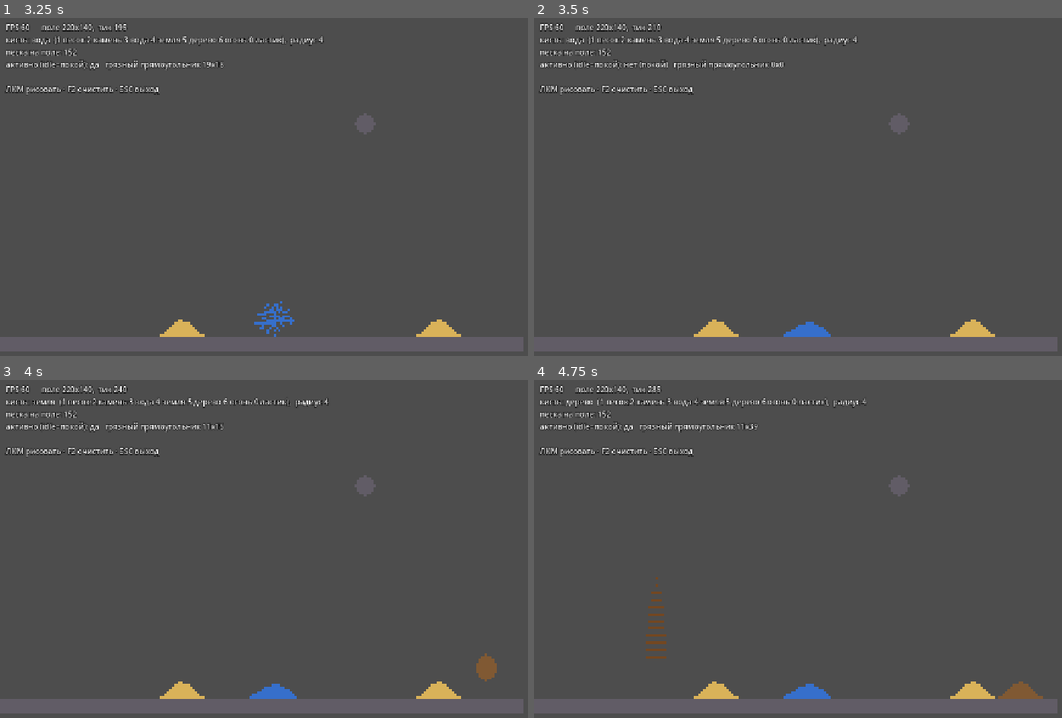
Above: before the commit, frames 1-4 (two rows, left to right).
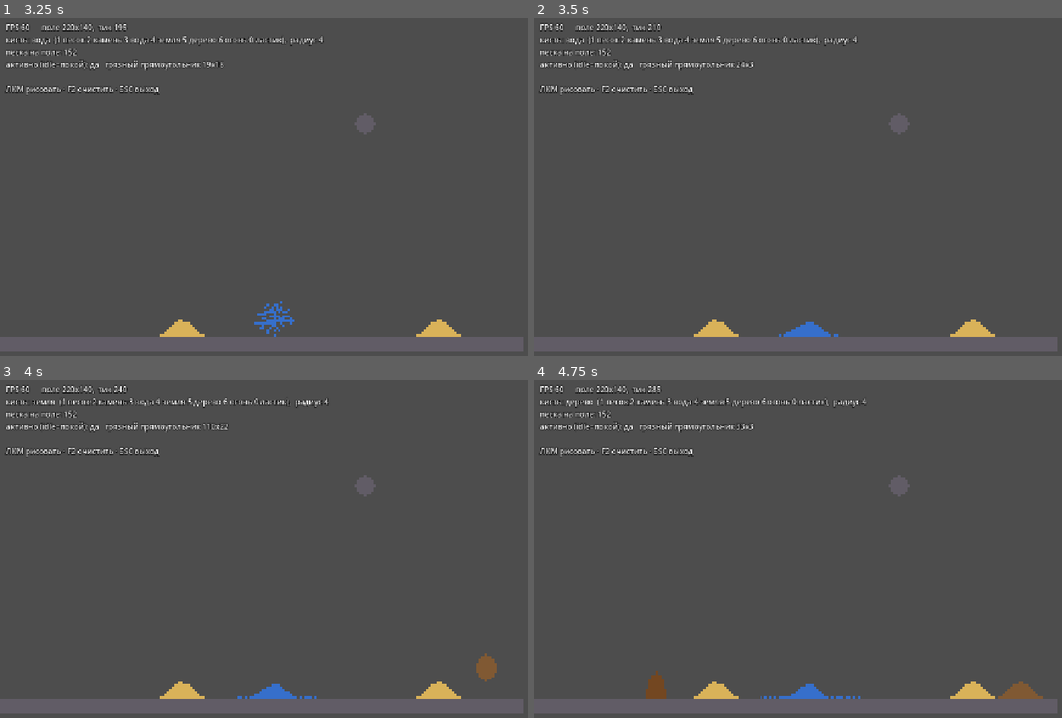
Above: after the commit, the same moments.

Repository: apbrandom/Scoria
Game: Godot game, scene res://tools/sand_playground.tscn
The game is run twice, just before and just after one commit, with the same random seed, the same clock (stepped at 60 frames per second) and the same inputs. This scene is started directly instead of the project's main scene.
Inputs (mouse positions are in pixels of both pictures, inside the frame that each line leads up to):
- Up to frame 1 (3.25 s): tap Enter at 0.5 s; move the mouse to (438, 190) at 0.52 s; tap R at 0.6 s; click (438, 190) at 0.67 s; move the mouse to (184, 227) at 1.27 s; tap 1 at 1.35 s; click (184, 227) at 1.42 s; move the mouse to (364, 126) at 2.02 s; tap 2 at 2.1 s; click (364, 126) at 2.17 s; move the mouse to (274, 285) at 2.77 s; tap 3 at 2.85 s; click (274, 285) at 2.92 s
- Up to frame 2 (3.5 s): no input
- Up to frame 3 (4 s): move the mouse to (485, 626) at 3.52 s; tap 4 at 3.6 s; click (485, 626) at 3.67 s
- Up to frame 4 (4.75 s): move the mouse to (655, 511) at 4.27 s; tap 5 at 4.35 s; click (655, 511) at 4.42 s

Frame 1 is identical in both runs. In frame 2, 0.4% of the frame differs, in the area x 16-58%, y 12-95%; in frame 3, less than 0.1%; in frame 4, 0.6%, in the area x 21-62%, y 13-95%.

Commit message:
Falling-sand: настоящий фикс "вода не растекается" — заморозка края, не холм
Живой тест заказчика (скриншот: куча песка + вода на склоне слились в одну
фигуру, вода не дошла до открытого пола) показал баг серьёзнее, чем "холм
вместо озера" из прошлой сессии (devlog §36). Диагностика подтвердила:
is_active()==false, но вода не вышла за пределы исходного пятна вообще —
порог "разница колонок >=2" (против дребезга одиночной капли) намертво
блокирует последний шаг края в девственную колонку, когда разница = 1.

Фикс — SandMaterial.edge_creep_chance: последний шаг в девственную колонку
разрешён вероятностно, с проверкой "подпёрто ли тело" (иначе одинокая капля
дрожала бы вечно — тоже найдено и исправлено по ходу). Две тупиковые идеи
("вернуть порог 1" и "резерв>=2", математически тождественный старому
порогу) проверены и честно отброшены, задокументированы в devlog §37.

50/50 headless (tools/test_sand.tscn), 53/53 (tools/test_ship.tscn) —
два новых постоянных regression-теста на оба найденных бага.

Diff:
--- a/Wings-clone/data/sand/water.tres
+++ b/Wings-clone/data/sand/water.tres
@@ -10,3 +10,4 @@
 color = Color(0.2, 0.45, 0.85, 0.9)
 viscosity = 0.15
 inertia = 0.5
+edge_creep_chance = 0.5
--- a/Wings-clone/resources/sand_material.gd
+++ b/Wings-clone/resources/sand_material.gd
@@ -77,6 +77,19 @@
 ## клетка от клетки в разные стороны на ровном месте.
 @export_range(0.0, 1.0) var inertia: float = 0.0
 
+## Только для LIQUID. Детерминированный шанс за тик, что край растекания
+## сделает ПОСЛЕДНИЙ шаг в девственную (совсем сухую) соседнюю колонку, когда
+## разница всего в 1 клетку — обычно такой шаг запрещён (порог >=2, иначе
+## одиночная капля дребезжит вечно между двумя пустыми соседями, см. большой
+## комментарий над _step_liquid в sand_sim.gd). Без этого шанса край лужи
+## застревает НАВСЕГДА ровно на границе, куда её в своё время налили — так и
+## было найдено вживую (скриншот "три холма не сливаются", devlog). Малое
+## значение — фронт всё же расползается за разумное число тиков, а одиночная
+## капля почти всегда стоит неподвижно (просто редко подрагивает) — честный
+## компромисс: край никогда не станет ИДЕАЛЬНО неподвижным навсегда, но это
+## дешевле и правильнее, чем позволять воде не растекаться вообще.
+@export_range(0.0, 1.0) var edge_creep_chance: float = 0.0
+
 ## Действует ли гравитация на ЦЕЛЬНЫЙ СВЯЗНЫЙ КУСОК этого материала (SOLID),
 ## если он потерял опору снизу — падает как единое целое на 1 клетку за тик,
 ## пока не обопрётся. НЕ путать с POWDER (тот сыпется зерном, рассыпаясь).
--- a/Wings-clone/scripts/sand/sand_sim.gd
+++ b/Wings-clone/scripts/sand/sand_sim.gd
@@ -82,6 +82,7 @@
 var _inertia_of: PackedFloat32Array
 var _falls_of: PackedByteArray
 var _ignite_chance_of: PackedFloat32Array
+var _edge_creep_of: PackedFloat32Array
 var _color_of: Array = []
 ## id материала с kind==FIRE (во что превращается горючее и что ставит кисть
 ## огня). -1, если в наборе огня нет — тогда логика огня не работает.
@@ -124,6 +125,7 @@
 	_inertia_of = PackedFloat32Array();   _inertia_of.resize(max_id + 1)
 	_falls_of = PackedByteArray();        _falls_of.resize(max_id + 1)
 	_ignite_chance_of = PackedFloat32Array(); _ignite_chance_of.resize(max_id + 1)
+	_edge_creep_of = PackedFloat32Array(); _edge_creep_of.resize(max_id + 1)
 	_color_of = []; _color_of.resize(max_id + 1)
 	for i in _color_of.size():
 		_color_of[i] = Color(0, 0, 0, 0)
@@ -138,6 +140,7 @@
 		_inertia_of[m.id] = m.inertia
 		_falls_of[m.id] = 1 if m.falls else 0
 		_ignite_chance_of[m.id] = m.ignite_chance
+		_edge_creep_of[m.id] = m.edge_creep_chance
 		_color_of[m.id] = m.color
 		if m.kind == KIND_FIRE:
 			_fire_id = m.id
@@ -318,6 +321,40 @@
 ## выровнено, дальше не долбим" — соседние колонки могут отличаться на 1
 ## (неизбежно при нечётной массе), это разрешённый финальный покой, не баг.
 ##
+## НАЙДЕНО ПОЗЖЕ (живой тест заказчика, скриншот "три холма не сливаются"):
+## порог 2 сам создаёт ДРУГУЮ проблему — край растекающейся лужи истончается
+## до 1 клетки, а с ДЕВСТВЕННОЙ (совсем сухой) соседней колонкой разница ровно
+## 1 — навсегда ниже порога. Край физически не может сделать последний шаг в
+## новую территорию, при том что is_active() честно считает себя осевшим (не
+## дребезг, а неправильный, преждевременный покой). Проверено диагностикой
+## (100x50, куча песка + вода на склон, 8000 тиков, is_active()==false, воды
+## за пределами исходного пятна = 0).
+##
+## Пробовал вернуть порог 1 целиком — тут же вернулся старый баг ШИРЕ, чем
+## ожидалось: не только одиночная капля, а ЛЮБОЕ тело на много колонок с
+## нечётным распределением (тест "большой объём... не дребезжит вечно" тоже
+## упал). Инерция (добавлена позже раунда 1) сама по себе НЕ спасает — она
+## лишь чуть чаще продолжает то же направление, не устраняет двухтактный цикл.
+##
+## Пробовал ЖЁСТКОЕ правило "разрешить шаг в девственную колонку без вязкости,
+## если в источнике остаётся резерв (count>=2 ДО хода)" — математически это
+## оказалось ТОЖДЕСТВЕННО обычному порогу >=2 (count[to]==0 и count[from]>=2
+## само по себе уже означает diff=count[from]>=2), проверил перебором и
+## прогоном — ни на одном тесте ни на диагностике поведение не поменялось ни
+## на бит. Пустая ветка, убрал.
+##
+## Рабочее решение — SandMaterial.edge_creep_chance: разница ровно в 1 клетку
+## с ДЕВСТВЕННОЙ (count==0) соседней колонкой разрешена ВЕРОЯТНОСТНО (тот же
+## `_chance()`, что и у вязкости/инертности/огня), а не безусловно. Одиночная
+## капля (total mass=1, оба соседа пустые) при малом шансе почти всегда стоит
+## смирно — просто изредка подрагивает, а не дребезжит каждый тик; настоящий
+## фронт с массой позади (много клеток одновременно бросают кубик) статистически
+## почти наверняка продвинется в разумное число тиков, потому что кому-то из
+## многих кандидатов повезёт. Честная цена: край лужи НИКОГДА не станет
+## идеально неподвижным навсегда (пока есть открытая девственная территория
+## рядом) — заведомо принятый компромисс, а не порог "diff>=2" (который
+## останавливает целую линию колонок, а не одну клетку).
+##
 ## Вязкость/инертность (SandMaterial.viscosity/inertia): вязкость проверяется
 ## ТОЛЬКО когда ход уже найден (иначе честно осевшая лужа никогда бы не
 ## уснула — ложная активность каждый тик). Направление вбок хранится в _aux
@@ -332,6 +369,10 @@
 	var ty := y
 	var new_dir := prev_dir
 	var found := false
+	## Бросок edge_creep_chance в этот тик не выпал, но шанс есть — клетку
+	## НЕЛЬЗЯ давать заснуть (выпасть из dirty-rect), иначе она больше никогда
+	## не попадёт на переоценку и шанс так и останется неиспользованным навсегда.
+	var creep_pending := false
 
 	var below := y + 1
 	if below < height and _is_empty(x, below):
@@ -344,12 +385,23 @@
 			tx = x + d; ty = below; new_dir = _encode_dir(d); found = true
 		elif below < height and _is_empty(x - d, below):
 			tx = x - d; ty = below; new_dir = _encode_dir(-d); found = true
-		elif _is_empty(x + d, y) and _liquid_col_count[x] - _liquid_col_count[x + d] >= 2:
-			tx = x + d; ty = y; new_dir = _encode_dir(d); found = true
-		elif _is_empty(x - d, y) and _liquid_col_count[x] - _liquid_col_count[x - d] >= 2:
-			tx = x - d; ty = y; new_dir = _encode_dir(-d); found = true
+		else:
+			if _is_empty(x + d, y):
+				var r := _liquid_horizontal_flow(x, y, id, x, x + d)
+				if r == 1:
+					tx = x + d; ty = y; new_dir = _encode_dir(d); found = true
+				elif r == 2:
+					creep_pending = true
+			if not found and _is_empty(x - d, y):
+				var r2 := _liquid_horizontal_flow(x, y, id, x, x - d)
+				if r2 == 1:
+					tx = x - d; ty = y; new_dir = _encode_dir(-d); found = true
+				elif r2 == 2:
+					creep_pending = true
 
 	if not found:
+		if creep_pending:
+			_mark_dirty(x, y)  # шанс не выпал в этот тик — попробуем на следующем
 		return  # действительно некуда течь — покой, не помечаем грязным
 
 	if _viscosity_of[id] > 0.0 and _chance(x, y, tick, 1) < _viscosity_of[id]:
@@ -358,6 +410,33 @@
 
 	_move_to_empty(x, y, tx, ty, id)
 	_aux[ty * width + tx] = new_dir
+
+
+## Можно ли жидкости шагнуть из колонки from_col в соседнюю to_col (расчёт —
+## см. большой комментарий над _step_liquid). Возврат: 1 — да, двигаться
+## прямо сейчас; 2 — шанс был, но бросок в этот тик не выпал (звать снова
+## позже, не спать); 0 — хода нет вообще (разница <1, или соседняя колонка не
+## девственная и не набрала обычный порог 2, или creep не подпёрт телом сзади).
+##
+## "Подпёрт" (flanked) — с ПРОТИВОПОЛОЖНОЙ от цели стороны источника есть ещё
+## жидкость (count>=1). Без этой проверки одинокая капля (масса=1, ОБА соседа
+## всегда девственны) подрагивала бы по chance НАВСЕГДА, никогда не оседая —
+## поймано диагностикой (сцена "вода тушит огонь", 20 000 тиков — не осела).
+## Настоящий край большого тела всегда подпёрт телом с одной стороны — только
+## внешняя грань девственна; одиночка не подпёрта НИКОГДА (обе стороны пустые).
+func _liquid_horizontal_flow(x: int, y: int, id: int, from_col: int, to_col: int) -> int:
+	var diff := _liquid_col_count[from_col] - _liquid_col_count[to_col]
+	if diff >= 2:
+		return 1
+	if diff == 1 and _liquid_col_count[to_col] == 0 and _edge_creep_of[id] > 0.0:
+		var opposite_col := 2 * from_col - to_col
+		var flanked := opposite_col >= 0 and opposite_col < width and _liquid_col_count[opposite_col] >= 1
+		if not flanked:
+			return 0
+		if _chance(x, y, tick, 3) < _edge_creep_of[id]:
+			return 1
+		return 2
+	return 0
 
 
 func _choose_dir(x: int, y: int, prev_dir: int, id: int) -> int:
--- a/Wings-clone/tools/test_sand.gd
+++ b/Wings-clone/tools/test_sand.gd
@@ -62,6 +62,8 @@
 	_test_falling_wood_determinism()
 	_test_wood_fall_dirty_rect_matches_full()
 	_test_large_water_volume_settles_without_jitter()
+	_test_water_escapes_slope_footprint()
+	_test_isolated_water_drop_settles_instantly()
 	print("\n=== ИТОГ: %d пройдено, %d провалено ===" % [_pass, _fail])
 	get_tree().quit(1 if _fail > 0 else 0)
 
@@ -592,3 +594,53 @@
 		"тиков %d (или -1, если не осело за 5000)" % t)
 	_check("масса большого объёма сохранена", sim.count_material(WATER_ID) == mass0,
 		"было %d, стало %d" % [mass0, sim.count_material(WATER_ID)])
+
+
+## Регресс на живой баг заказчика (скриншот "три холма не сливаются", devlog):
+## вода, налитая на склон уже осевшей кучи песка, застревала НАВСЕГДА ровно на
+## границе исходного пятна (порог >=2 не даёт сделать последний шаг в
+## девственную колонку). Фикс — SandMaterial.edge_creep_chance с проверкой
+## "подпёрто ли тело" (см. _liquid_horizontal_flow). Тест — то же самое, что
+## диагностика, которой баг был найден и проверен: куча песка + вода на склон,
+## смотрим, ушла ли вода за пределы исходного основания кучи.
+func _test_water_escapes_slope_footprint() -> void:
+	var sim: Object = SAND_SIM.new()
+	sim.setup(70, 45, _materials())
+	sim.fill_rect(0, 44, 70, 1, STONE_ID)
+	sim.fill_rect(20, 24, 1, 20, SAND_ID)  # столбик песка, даём осесть в кучу
+	for i in range(1500):
+		sim.step()
+	var sand_bb := _bbox(sim, SAND_ID)
+	var pile_min_x: int = sand_bb[0]
+	var pile_max_x: int = sand_bb[1]
+
+	for y in range(6, 10):
+		for x in range(24, 30):
+			sim.set_cell(x, y, WATER_ID)  # вода на правый склон кучи
+	var mass0: int = sim.count_material(WATER_ID)
+
+	for i in range(6000):
+		sim.step()
+
+	var water_bb := _bbox(sim, WATER_ID)
+	var escaped: bool = water_bb[4] > 0 and (water_bb[0] < pile_min_x or water_bb[1] > pile_max_x)
+	_check("вода на склоне кучи со временем выходит за пределы исходного основания",
+		escaped, "куча x=[%d,%d], вода x=[%d,%d]" % [pile_min_x, pile_max_x, water_bb[0], water_bb[1]])
+	_check("масса воды на склоне сохранена", sim.count_material(WATER_ID) == mass0,
+		"было %d, стало %d" % [mass0, sim.count_material(WATER_ID)])
+
+
+## Регресс на баг, найденный при реализации edge_creep_chance: без проверки
+## "подпёрто ли тело" ОДИНОКАЯ капля (масса=1, оба соседа всегда девственны)
+## дрожала бы по шансу НАВСЕГДА, никогда не оседая. Настоящая одинокая капля
+## должна осесть сразу же (некуда течь — оба соседа "девственны", но не
+## подпёрты телом) и остаться на месте.
+func _test_isolated_water_drop_settles_instantly() -> void:
+	var sim: Object = SAND_SIM.new()
+	sim.setup(20, 10, _materials())
+	sim.fill_rect(0, 8, 20, 1, STONE_ID)
+	sim.set_cell(10, 7, WATER_ID)
+	var t := _run_to_rest(sim, 10)
+	_check("одинокая капля оседает мгновенно (не дрожит)", t == 0, "тиков %d" % t)
+	_check("одинокая капля осталась на месте", sim.get_cell(10, 7) == WATER_ID,
+		"клетка (10,7) = %d (ожидали %d)" % [sim.get_cell(10, 7), WATER_ID])
Not shown, changed: CLAUDE.md
Not shown, changed: notes/devlog.md
Not shown, changed: notes/roadmap.md
